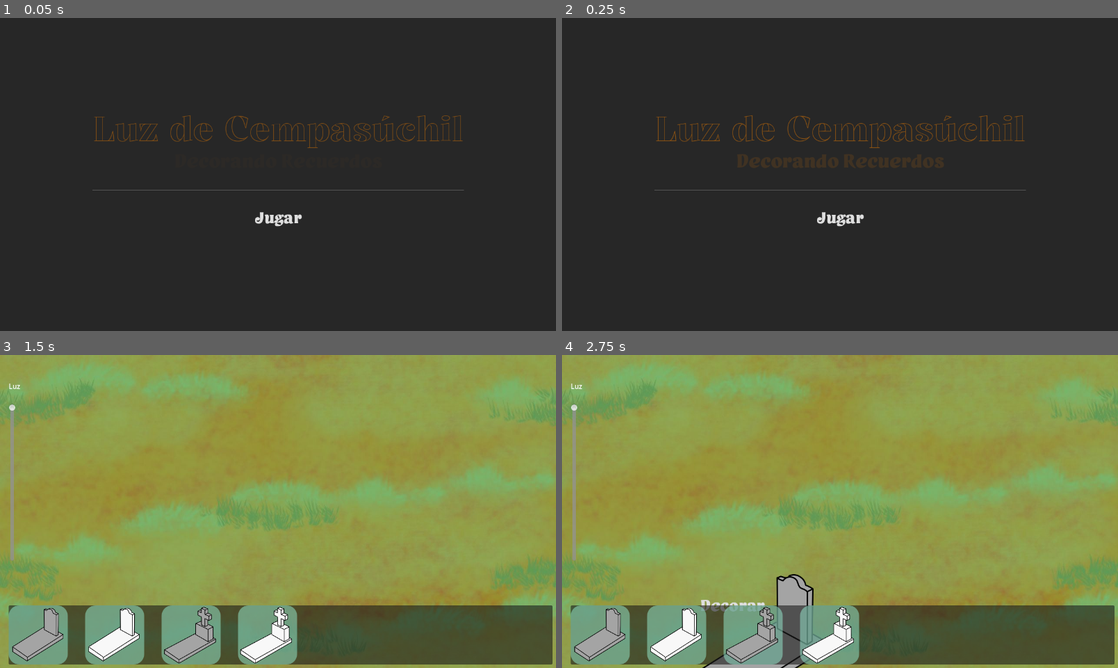
Above: before the commit, frames 1-4 (two rows, left to right).
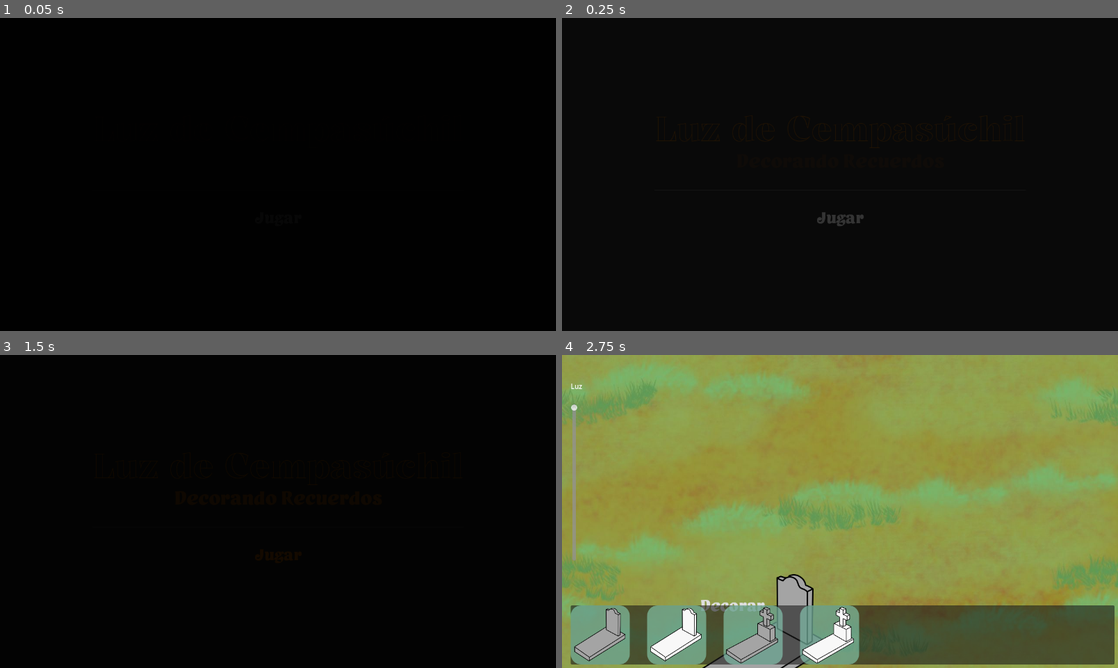
Above: after the commit, the same moments.

Repository: M0G1WARA/game-jam-2025
Game: Godot game, scene res://Scenes/MainMenu/main_menu.tscn
Same seed, same stepped clock (60 frames per second), same inputs: the game is played once before the commit and once after it.
Inputs (mouse positions are in pixels of both pictures, inside the frame that each line leads up to):
- Up to frame 1 (0.05 s): no input
- Up to frame 2 (0.25 s): no input
- Up to frame 3 (1.5 s): click "Jugar" at 0.5 s; click (278, 555) at 1.25 s, where only the run after the commit has a clickable "Jugar"
- Up to frame 4 (2.75 s): drag from (600, 633) to (751, 636) at 2.02 s

The runs differ from the first frame. In frame 1, 100% of the frame differs, in the area x 0-100%, y 0-100%; in frame 2, 100%; in frame 3, 100%; in frame 4, nothing differs.
Error after the commit: Cannot call method 'change_scene_to_file' on a null value. (res://Scenes/MainMenu/main_menu.gd:11)

Commit message:
Add Transition and fix music

Diff:
--- a/Scenes/Decoration/decoration.gd
+++ b/Scenes/Decoration/decoration.gd
@@ -7,6 +7,8 @@
 
 func _ready():
 	set_data(Global.decoration_data)
+	Transition.fade_in()
+	await Transition.transition_finished
 
 func set_data(data):
 	current_id = data.get("id", -1)
@@ -23,6 +25,8 @@
 		if child.name == "Default":
 			continue
 		Global.instanced_objects[current_id].append([grave_node.to_local(child.global_position), child.get_image_id()])
+	Transition.fade_out()
+	await Transition.transition_finished
 	get_tree().change_scene_to_file("res://Scenes/Game/game.tscn")
 
 func load_objects():
--- a/Scenes/Game/game.gd
+++ b/Scenes/Game/game.gd
@@ -5,6 +5,9 @@
 
 func _ready():
 	load_objects()
+	Transition.fade_in()
+	await Transition.transition_finished
+
 
 func save_objects():
 	if Global.next_id == 1:
--- a/Scenes/HUD/hud.tscn
+++ b/Scenes/HUD/hud.tscn
@@ -1,8 +1,7 @@
-[gd_scene load_steps=6 format=3 uid="uid://d0v2ab5c0mnge"]
+[gd_scene load_steps=5 format=3 uid="uid://d0v2ab5c0mnge"]
 
 [ext_resource type="Script" uid="uid://b3lhgng8n7yq4" path="res://Scenes/HUD/hud.gd" id="1_5aai8"]
 [ext_resource type="FontFile" uid="uid://bi7q65npobhdr" path="res://Font/Yeast/Yeast.otf" id="2_5aai8"]
-[ext_resource type="AudioStream" uid="uid://dxvbmpst1up3p" path="res://Music/black-box-cozy-forest-122347.mp3" id="3_a56j6"]
 
 [sub_resource type="StyleBoxEmpty" id="StyleBoxEmpty_a56j6"]
 
@@ -90,11 +89,6 @@
 step = 0.1
 value = 1.0
 
-[node name="AudioStreamPlayer2D" type="AudioStreamPlayer2D" parent="."]
-stream = ExtResource("3_a56j6")
-volume_db = -20.0
-autoplay = true
-
 [connection signal="pressed" from="MarginContainer/BackButton" to="." method="_on_back_button_pressed"]
 [connection signal="pressed" from="MarginContainer/EditButton" to="." method="_on_edit_button_pressed"]
 [connection signal="value_changed" from="MarginContainer/VBoxContainer/VSlider" to="." method="_on_v_slider_value_changed"]
--- a/Scenes/MainMenu/main_menu.gd
+++ b/Scenes/MainMenu/main_menu.gd
@@ -1,7 +1,13 @@
 extends Control
 
+func _ready():
+	Transition.fade_in()
+	await Transition.transition_finished
+	Transition.play_music()
 
 func _on_button_pressed():
+	Transition.fade_out()
+	await Transition.transition_finished
 	get_tree().change_scene_to_file("res://Scenes/Game/game.tscn")
 
 
--- a/Scenes/MainMenu/main_menu.tscn
+++ b/Scenes/MainMenu/main_menu.tscn
@@ -36,7 +36,7 @@
 
 [sub_resource type="Animation" id="Animation_0qgbs"]
 resource_name = "new_animation"
-length = 2.0
+length = 3.0
 tracks/0/type = "value"
 tracks/0/imported = false
 tracks/0/enabled = true
--- /dev/null
+++ b/Scenes/Transition/transition.gd
@@ -0,0 +1,19 @@
+extends CanvasLayer
+
+signal transition_finished
+
+@onready var anim_player = $AnimationPlayer
+@onready var music = $AudioStreamPlayer2D
+
+func fade_in() -> void:
+	anim_player.play("fade_in")
+	await anim_player.animation_finished
+	emit_signal("transition_finished")
+
+func fade_out() -> void:
+	anim_player.play("fade_out")
+	await anim_player.animation_finished
+	emit_signal("transition_finished")
+
+func play_music():
+	music.play()
--- /dev/null
+++ b/Scenes/Transition/transition.tscn
@@ -0,0 +1,77 @@
+[gd_scene load_steps=7 format=3 uid="uid://d2o3reispuqkj"]
+
+[ext_resource type="Script" uid="uid://5pr4v8w1vpyl" path="res://Scenes/Transition/transition.gd" id="1_wlb0c"]
+[ext_resource type="AudioStream" uid="uid://dxvbmpst1up3p" path="res://Music/black-box-cozy-forest-122347.mp3" id="2_exk3b"]
+
+[sub_resource type="Animation" id="Animation_exk3b"]
+resource_name = "fade_in"
+tracks/0/type = "value"
+tracks/0/imported = false
+tracks/0/enabled = true
+tracks/0/path = NodePath("ColorRect:color")
+tracks/0/interp = 1
+tracks/0/loop_wrap = true
+tracks/0/keys = {
+"times": PackedFloat32Array(0, 1),
+"transitions": PackedFloat32Array(1, 1),
+"update": 0,
+"values": [Color(0, 0, 0, 1), Color(0, 0, 0, 0)]
+}
+
+[sub_resource type="Animation" id="Animation_hw26c"]
+length = 0.001
+tracks/0/type = "value"
+tracks/0/imported = false
+tracks/0/enabled = true
+tracks/0/path = NodePath("ColorRect:color")
+tracks/0/interp = 1
+tracks/0/loop_wrap = true
+tracks/0/keys = {
+"times": PackedFloat32Array(0),
+"transitions": PackedFloat32Array(1),
+"update": 0,
+"values": [Color(0, 0, 0, 1)]
+}
+
+[sub_resource type="Animation" id="Animation_oa3pp"]
+resource_name = "fade_out"
+tracks/0/type = "value"
+tracks/0/imported = false
+tracks/0/enabled = true
+tracks/0/path = NodePath("ColorRect:color")
+tracks/0/interp = 1
+tracks/0/loop_wrap = true
+tracks/0/keys = {
+"times": PackedFloat32Array(0, 1),
+"transitions": PackedFloat32Array(1, 1),
+"update": 0,
+"values": [Color(0, 0, 0, 0), Color(0, 0, 0, 1)]
+}
+
+[sub_resource type="AnimationLibrary" id="AnimationLibrary_0km4h"]
+_data = {
+&"RESET": SubResource("Animation_hw26c"),
+&"fade_in": SubResource("Animation_exk3b"),
+&"fade_out": SubResource("Animation_oa3pp")
+}
+
+[node name="Transition" type="CanvasLayer"]
+script = ExtResource("1_wlb0c")
+
+[node name="ColorRect" type="ColorRect" parent="."]
+anchors_preset = 15
+anchor_right = 1.0
+anchor_bottom = 1.0
+grow_horizontal = 2
+grow_vertical = 2
+mouse_filter = 2
+color = Color(0, 0, 0, 1)
+
+[node name="AnimationPlayer" type="AnimationPlayer" parent="."]
+libraries = {
+&"": SubResource("AnimationLibrary_0km4h")
+}
+
+[node name="AudioStreamPlayer2D" type="AudioStreamPlayer2D" parent="."]
+stream = ExtResource("2_exk3b")
+volume_db = -20.0
--- a/project.godot
+++ b/project.godot
@@ -19,6 +19,7 @@
 [autoload]
 
 Global="*res://Global/Global.gd"
+Transition="*res://Scenes/Transition/transition.tscn"
 
 [display]
 
Not shown, added: Scenes/Transition/transition.gd.uid
